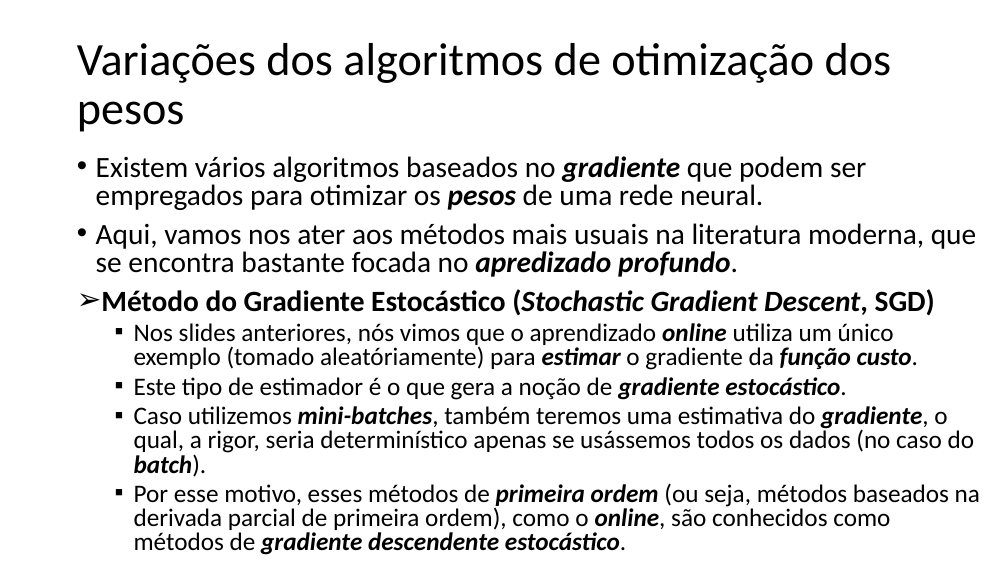
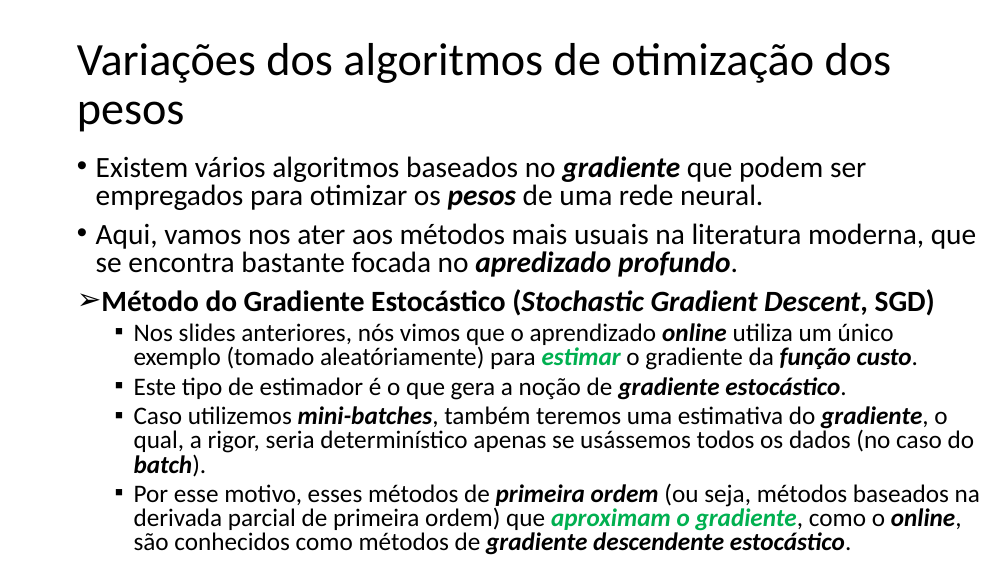
Before and after one commit to zz4fap/t320_aprendizado_de_maquina, a slide deck: slide 9 of slides/T320_Redes_Neurais_Artificiais (Parte IV).pptx. Drawn at 1008x567 pixels with LibreOffice and Linux fonts; fonts in the diff are those of the drawing. Boxes give left, top, right and bottom in pixels: in the first picture for what was removed or moved away, otherwise in the second. Text is boxed around its words. In the diff, an @@ line names an element or a change of style, - is before the commit and + after.

```diff
--- a/slides/T320_Redes_Neurais_Artificiais (Parte IV).pptx
+++ b/slides/T320_Redes_Neurais_Artificiais (Parte IV).pptx
@@ text at box(134, 323, 918, 370): text colour #000000 to #00B050 in "estimar" @@
@@ text at box(134, 483, 980, 555): text changed @@
-  ▪ Por esse motivo, esses métodos de primeira ordem (ou seja, métodos baseados na derivada parcial de primeira ordem), como o online, são conhecidos como métodos de gradiente descendente estocástico.
+  ▪ Por esse motivo, esses métodos de primeira ordem (ou seja, métodos baseados na derivada parcial de primeira ordem) que aproximam o gradiente, como o online, são conhecidos como métodos de gradiente descendente estocástico.
```
Also in this commit, not shown: 10 other slides changed, 2 other files.
